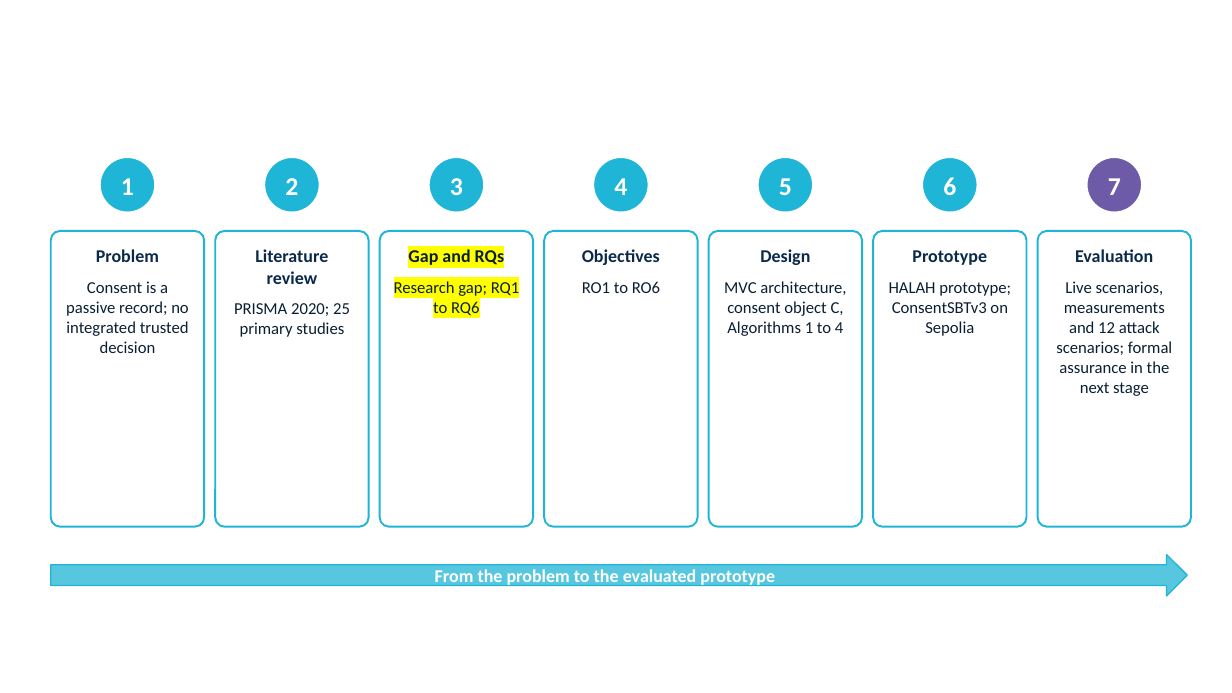
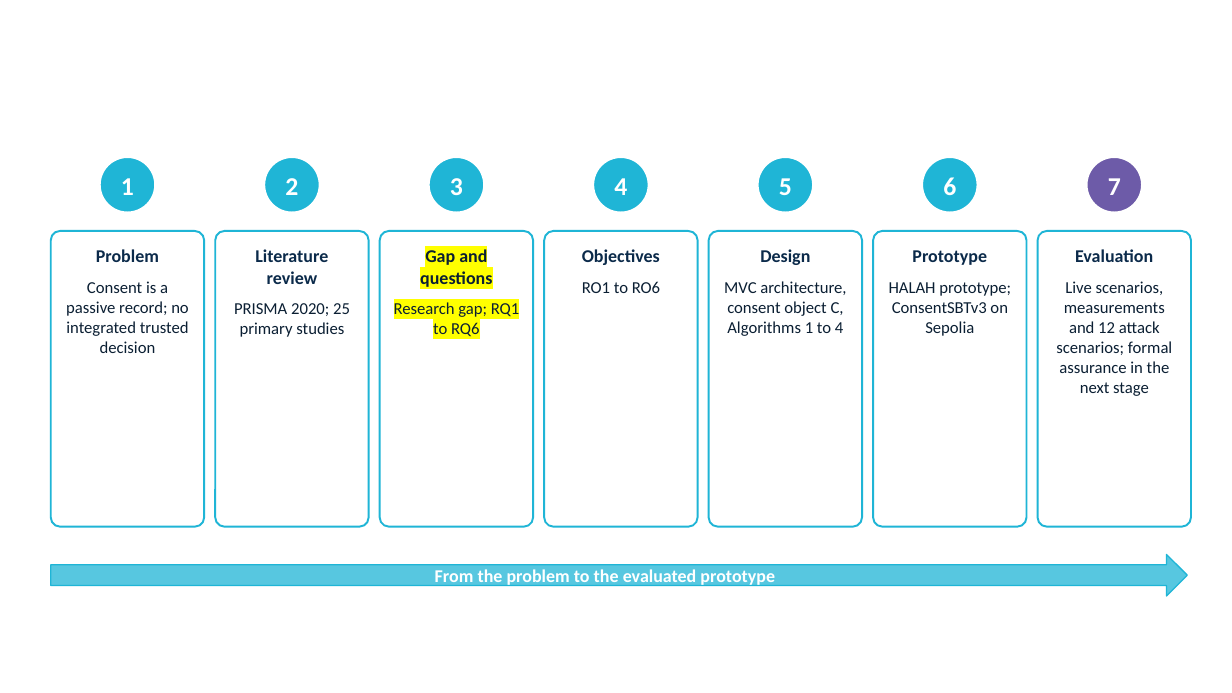
Before and after one commit to yasir12345678900/HealthRWA-Sepolia-Personal-try, a slide deck: slide 17 of docs/Yasir_CA2_Reassessment_Slides_YELLOW_changes.pptx. Drawn at 1232x693 pixels with LibreOffice and Linux fonts; fonts in the diff are those of the drawing; background and template pictures are left out. Boxes give left, top, right and bottom in pixels: in the first picture for what was removed or moved away, otherwise in the second. Text is boxed around its words. In the diff, an @@ line names an element or a change of style, - is before the commit and + after.

```diff
--- a/docs/Yasir_CA2_Reassessment_Slides_YELLOW_changes.pptx
+++ b/docs/Yasir_CA2_Reassessment_Slides_YELLOW_changes.pptx
@@ text at [420, 249, 492, 287]: text changed @@
-Gap and RQs
+Gap and questions
```
Also in this commit, not shown: 4 other slides changed, 3 other files.
